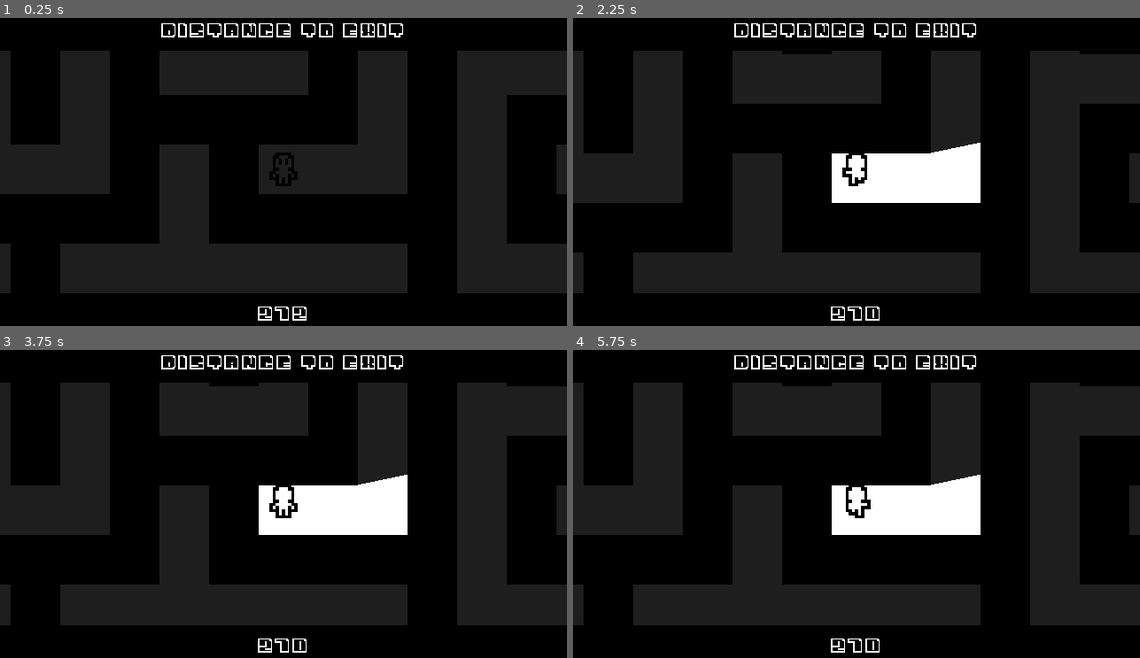
Above: before the commit, frames 1-4 (two rows, left to right).
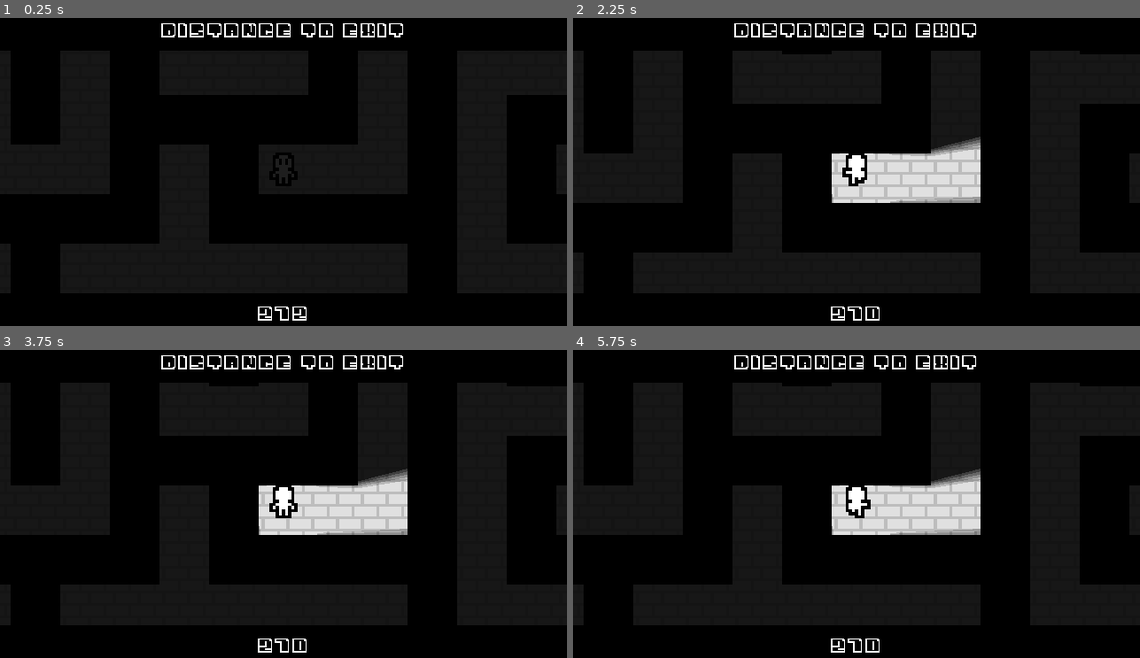
Above: after the commit, the same moments.

Repository: CasBogart/MINOTAUR
Game: Godot game, scene res://src/labyrinth.tscn
The game is run twice, just before and just after one commit, with the same random seed, the same clock (stepped at 60 frames per second) and the same inputs.
Inputs:
- Up to frame 1 (0.25 s): no input
- Up to frame 2 (2.25 s): tap Enter at 0.5, 2 s; hold W (move_up) from 0.53 s (still down); tap Space (lantern_interact) at 0.6, 1.25, 2.1 s; tap Shift (run) at 1.35 s
- Up to frame 3 (3.75 s): keep holding W (move_up); tap Space (lantern_interact) at 2.75, 3.6 s; tap Shift (run) at 2.85 s; tap Enter at 3.5 s
- Up to frame 4 (5.75 s): keep holding W (move_up); tap Space (lantern_interact) at 4.25, 5.1 s; tap Shift (run) at 4.35 s

The runs differ from the first frame. In frame 2, 4.1% of the frame differs, in the area x 45-72%, y 38-61%; in frame 3, 4.1%; in frame 4, 4.1%.

Commit message:
mino3d imported
tail fucked up but w/e

Diff:
--- a/common/aster/aster.gd
+++ b/common/aster/aster.gd
@@ -16,6 +16,8 @@
 # i just made some bullshittttt
 
 func _ready() -> void:
+	if Flags.level >= 2:
+		lantern.texture_scale = 0.5
 	state_machine.init(self)
 	self.add_to_group("minotarget")
 	SignalBus.escaped.connect(player_escape)
--- a/common/aster/aster.tscn
+++ b/common/aster/aster.tscn
@@ -116,11 +116,13 @@
 
 [sub_resource type="Gradient" id="Gradient_aaelh"]
 interpolation_mode = 1
-offsets = PackedFloat32Array(0.32599118, 0.67180616)
+offsets = PackedFloat32Array(0.26431718, 0.6982379)
 colors = PackedColorArray(1, 1, 1, 1, 0, 0, 0, 1)
 
 [sub_resource type="GradientTexture2D" id="GradientTexture2D_w5ep6"]
 gradient = SubResource("Gradient_aaelh")
+width = 128
+height = 128
 fill = 1
 fill_from = Vector2(0.5, 0.5)
 
@@ -188,8 +190,9 @@
 enabled = false
 shadow_enabled = true
 shadow_color = Color(0, 0, 0, 1)
+shadow_filter = 1
+shadow_filter_smooth = 5.0
 texture = SubResource("GradientTexture2D_w5ep6")
-texture_scale = 2.0
 
 [node name="UI Timer" type="Timer" parent="." unique_id=666225328]
 wait_time = 0.2
--- /dev/null
+++ b/common/mino3d/mino.tscn
@@ -0,0 +1,38 @@
+[gd_scene format=3 uid="uid://bj6rsyg2a76nv"]
+
+[ext_resource type="PackedScene" uid="uid://bfmuy7lsuvam0" path="res://common/mino3d/mino.glb" id="1_vcqk0"]
+
+[sub_resource type="StandardMaterial3D" id="StandardMaterial3D_vcqk0"]
+albedo_color = Color(1, 0, 0, 1)
+emission_enabled = true
+emission = Color(1, 0, 0, 1)
+emission_energy_multiplier = 0.5
+
+[node name="mino" unique_id=1518066497 instance=ExtResource("1_vcqk0")]
+transform = Transform3D(50, 0, 0, 0, 50, 0, 0, 0, 50, 0, 0, 0)
+
+[node name="Skeleton3D" parent="Armature" parent_id_path=PackedInt32Array(728567980) index="0" unique_id=1320820063]
+bones/0/position = Vector3(0.0020733862, -0.03069657, -1.9364132)
+bones/0/rotation = Quaternion(-0.5724606, -0.025829567, 0.030439066, 0.81895995)
+bones/1/rotation = Quaternion(0.08096138, 0.4086652, 0.9090731, -0.0049243974)
+bones/2/rotation = Quaternion(-0.61700904, -0.031134278, 0.032238223, 0.7856788)
+bones/3/rotation = Quaternion(0.6566193, 0.10771847, -0.09082159, 0.74094486)
+bones/4/rotation = Quaternion(0.4348953, 0.3533533, -0.026132118, 0.82784337)
+bones/6/rotation = Quaternion(-0.12609138, 0.26944613, 0.9546621, 0.010962514)
+bones/7/rotation = Quaternion(-0.43908504, -0.17656067, 0.102417156, 0.87495226)
+bones/8/rotation = Quaternion(0.7251622, -0.21324602, -0.060139094, 0.651958)
+bones/9/rotation = Quaternion(0.3290353, -0.30437973, 0.07215397, 0.89100087)
+bones/11/rotation = Quaternion(0.18419667, 0.040945277, 0.023924539, 0.9817447)
+bones/12/rotation = Quaternion(0.14369403, -0.013306889, 0.042460576, 0.9886213)
+bones/13/rotation = Quaternion(0.14500591, -0.010474355, 0.03825316, 0.98863554)
+bones/14/rotation = Quaternion(-0.60208267, -0.40115407, 0.58254623, -0.37042117)
+bones/15/rotation = Quaternion(0.3281669, 0.07530162, 0.2236994, 0.9146555)
+bones/16/rotation = Quaternion(0.013815994, 0.14855488, 0.37485525, 0.91499954)
+bones/18/rotation = Quaternion(-0.39745343, 0.12564266, -0.15464021, 0.8957294)
+bones/19/rotation = Quaternion(-0.052718807, -0.12736504, 0.082406364, 0.98701984)
+bones/21/rotation = Quaternion(0.5904079, -0.4067916, 0.57050544, 0.40057796)
+bones/22/rotation = Quaternion(0.19704433, 0.08545283, -0.426085, 0.87881905)
+bones/23/rotation = Quaternion(0.012886232, -0.12928338, -0.32973278, 0.93509144)
+
+[node name="minomodel" parent="Armature/Skeleton3D" index="0" unique_id=81105529]
+surface_material_override/0 = SubResource("StandardMaterial3D_vcqk0")
--- a/project.godot
+++ b/project.godot
@@ -95,3 +95,4 @@
 rendering_device/driver.windows="d3d12"
 textures/vram_compression/import_etc2_astc=true
 environment/defaults/default_clear_color=Color(0, 0, 0, 1)
+2d/snap/snap_2d_vertices_to_pixel=true
--- a/src/labyrinth.gd
+++ b/src/labyrinth.gd
@@ -27,6 +27,7 @@
 		Flags.here_before = true
 
 	spawn_objects(self)
+	add_tiles(self)
 
 	if Flags.level >= 2:
 		canvas.color = Color.BLACK
@@ -191,3 +192,9 @@
 				cell_state.VISITED:
 					self.set_cell(Vector2i(i, j), 0, Vector2i(2, 0))
 	return
+
+func add_tiles(map: labyrinth):
+	for i in size:
+		for j in size:
+			if map.get_cell_atlas_coords(Vector2(i, j)) == Vector2i(2, 0):
+				self.set_cell(Vector2i(i, j), 1, Vector2i(0, 0))
--- a/src/labyrinth.tscn
+++ b/src/labyrinth.tscn
@@ -2,6 +2,7 @@
 
 [ext_resource type="Texture2D" uid="uid://no6712l1o4im" path="res://src/gen_tiles.png" id="1_bnp2g"]
 [ext_resource type="Script" uid="uid://dn56s3sxvwitd" path="res://src/labyrinth.gd" id="1_iepnh"]
+[ext_resource type="Texture2D" uid="uid://bss3qjojsvvd1" path="res://src/tile.png" id="2_e2clf"]
 
 [sub_resource type="PhysicsMaterial" id="PhysicsMaterial_bnp2g"]
 resource_name = "Wall"
@@ -28,6 +29,10 @@
 2:0/0 = 0
 2:0/0/navigation_layer_0/polygon = SubResource("NavigationPolygon_bnp2g")
 
+[sub_resource type="TileSetAtlasSource" id="TileSetAtlasSource_ilt5k"]
+texture = ExtResource("2_e2clf")
+0:0/0 = 0
+
 [sub_resource type="TileSet" id="TileSet_ilt5k"]
 occlusion_layer_0/light_mask = 1
 occlusion_layer_0/sdf_collision = true
@@ -38,6 +43,7 @@
 physics_layer_1/physics_material = SubResource("PhysicsMaterial_e2clf")
 navigation_layer_0/layers = 4
 sources/0 = SubResource("TileSetAtlasSource_e2clf")
+sources/1 = SubResource("TileSetAtlasSource_ilt5k")
 
 [node name="Labyrinth" type="TileMapLayer" unique_id=800161411]
 tile_set = SubResource("TileSet_ilt5k")
Binary file added: common/mino3d/mino.glb
Not shown, added: common/mino3d/mino.glb.import
Binary file added: src/tile.png
Not shown, added: src/tile.png.import
